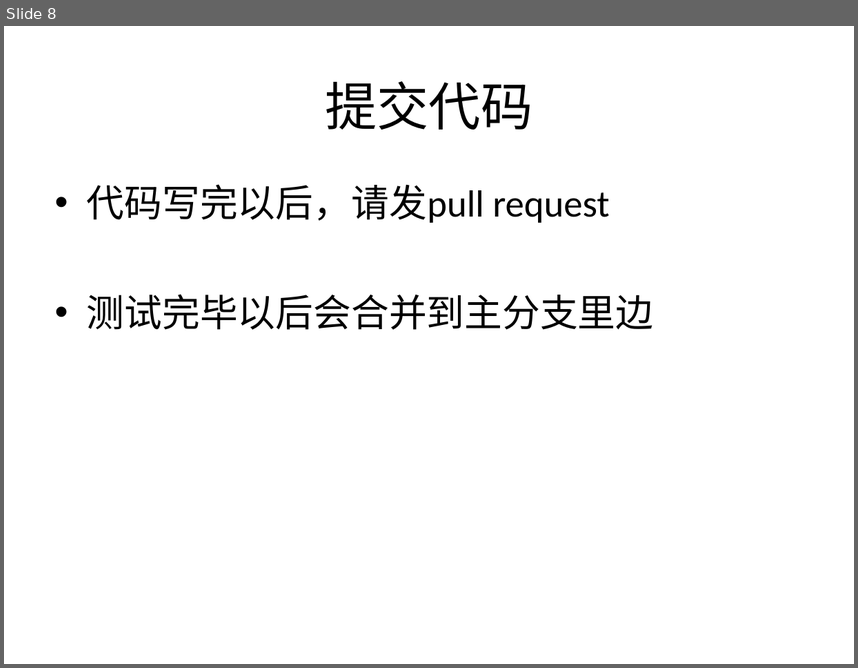
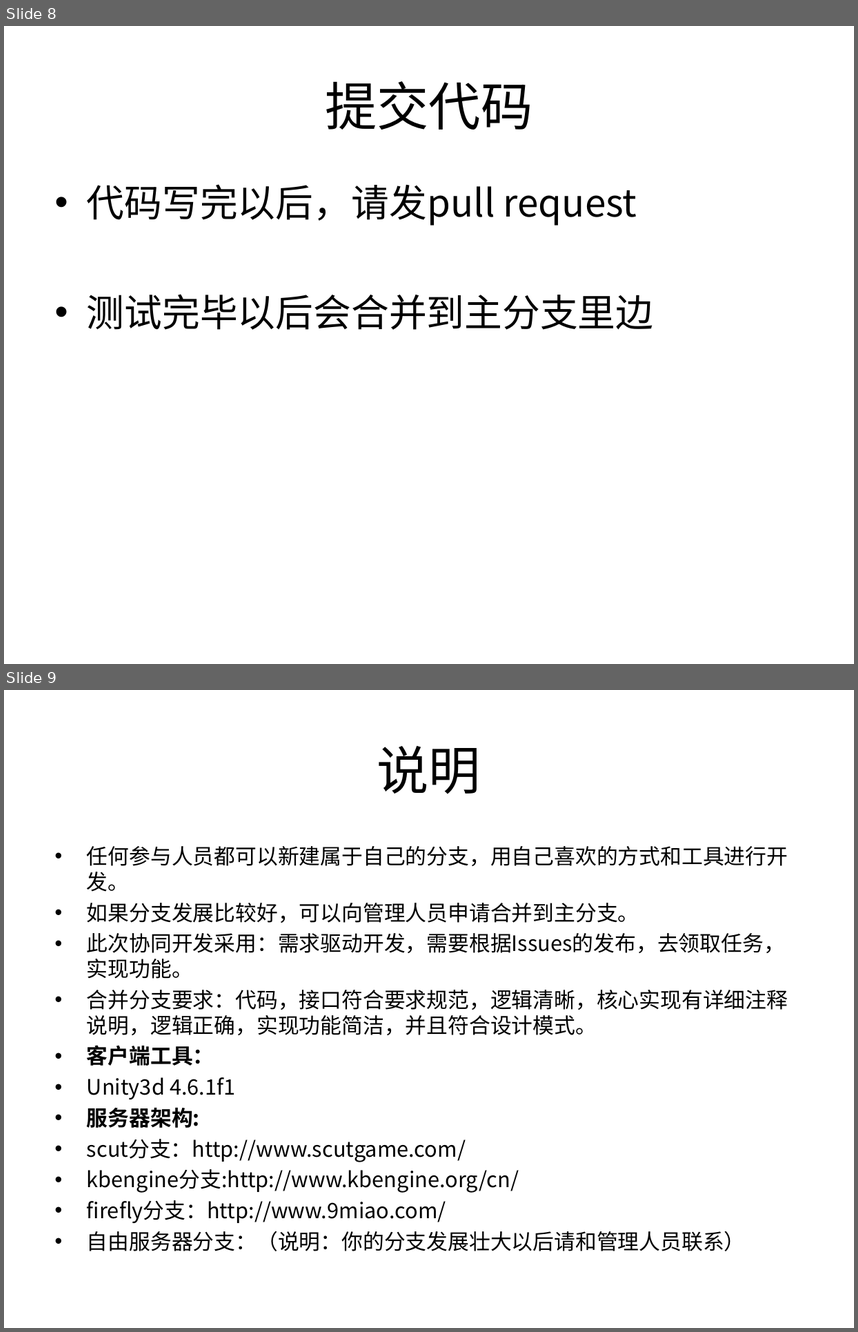
Before and after one commit to parhelia512/manual_dota, a slide deck: readme.ppt. Shown one above the other, each under a label of ours: slide 8 before the commit, slides 8 and 9 after it. The pictures are 858x668 and 858x1332 pixels, drawn with LibreOffice and Linux fonts; fonts in the diff are those of the drawing. Boxes give left, top, right and bottom in pixels: in the first picture for what was removed or moved away, otherwise in the second. Text is boxed around its words. In the diff, an @@ line names an element or a change of style, - is before the commit and + after.

Commit message:
更新PPT说明

```diff
--- a/readme.ppt
+++ b/readme.ppt
@@ slide 9 added at (x1=4, y1=690, x2=854, y2=1328), background #FFFFFF @@
@@ title added at (x1=377, y1=746, x2=481, y2=794), 44 pt, text #000000 @@
+说明
@@ text added at (x1=87, y1=846, x2=788, y2=1251), 18 pt, text #000000 @@
+• 任何参与人员都可以新建属于自己的分支，用自己喜欢的方式和工具进行开发。
+• 如果分支发展比较好，可以向管理人员申请合并到主分支。
+• 此次协同开发采用：需求驱动开发，需要根据Issues的发布，去领取任务，实现功能。
+• 合并分支要求：代码，接口符合要求规范，逻辑清晰，核心实现有详细注释说明，逻辑正确，实现功能简洁，并且符合设计模式。
+• 客户端工具：
+• Unity3d 4.6.1f1
+• 服务器架构:
+• scut分支：http://www.scutgame.com/
+• kbengine分支:http://www.kbengine.org/cn/
+• firefly分支：http://www.9miao.com/
+• 自由服务器分支：（说明：你的分支发展壮大以后请和管理人员联系）
@@ slide 8 changed as well @@
@@ text "代码写完以后，请发pull request" at (x1=87, y1=184, x2=654, y2=330): font Calibri to Noto Sans CJK SC @@
```
Also in this commit, not shown: 7 other slides changed, 1 other slide added, 2 other files.
